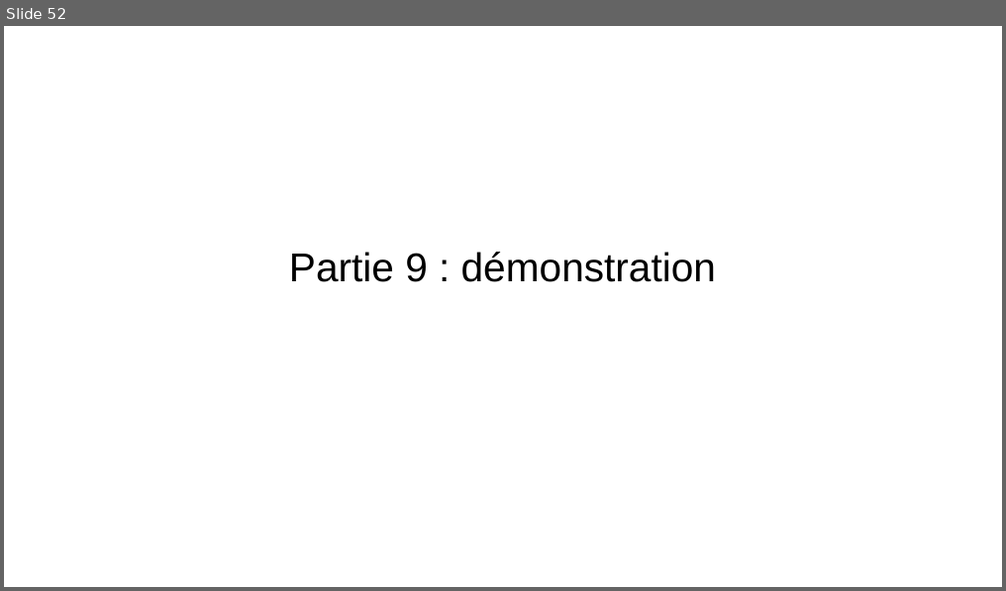
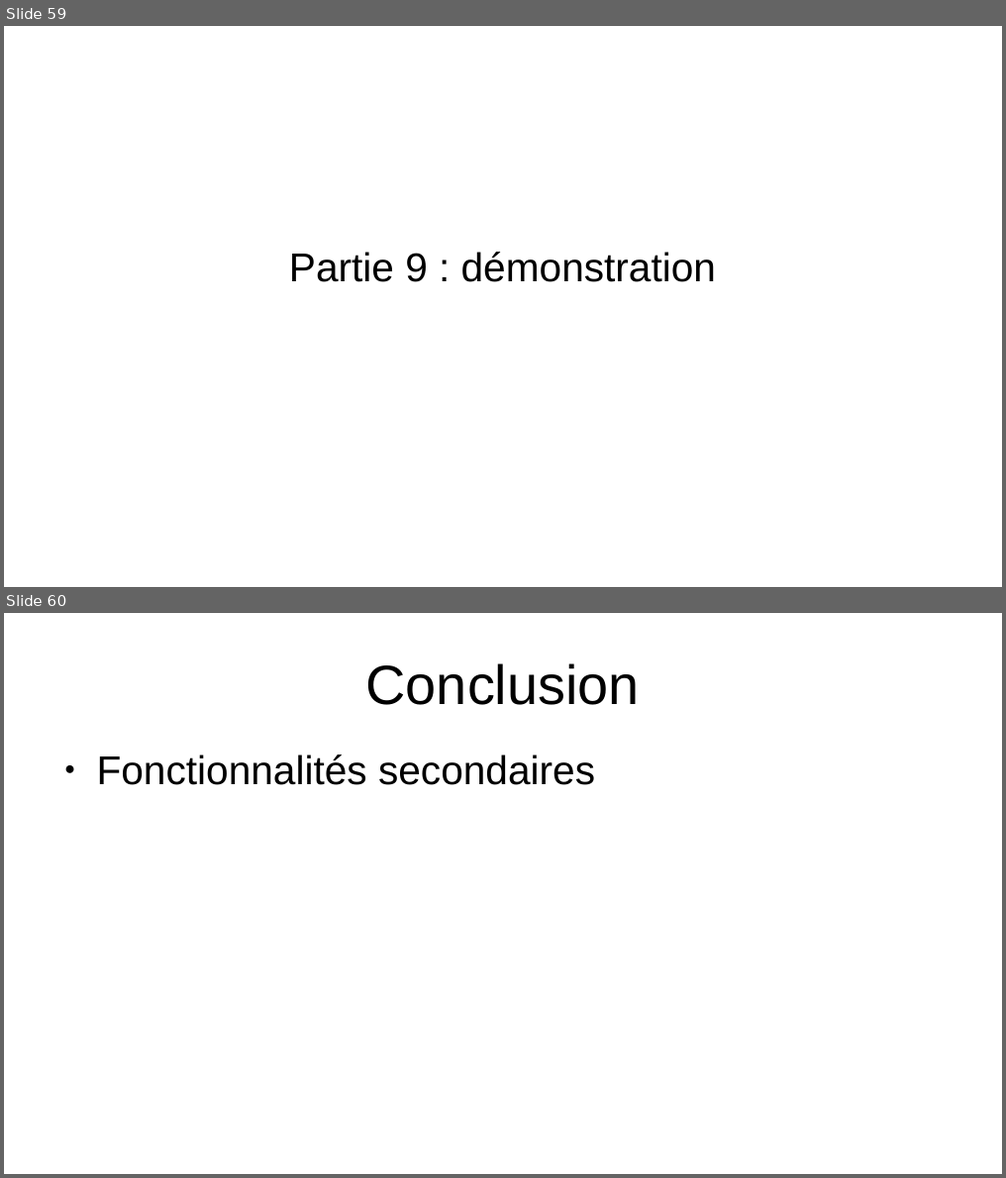
Before and after one commit to EmmaBroudic/Projet-Nooky, a slide deck: doc/Nooky.odp. Shown one above the other, each under a label of ours: slide 52 before the commit, slides 59 and 60 after it. The pictures are 1006x591 and 1006x1178 pixels, drawn with LibreOffice and Linux fonts; fonts in the diff are those of the drawing. Boxes give left, top, right and bottom in pixels: in the first picture for what was removed or moved away, otherwise in the second. Text is boxed around its words. In the diff, an @@ line names an element or a change of style, - is before the commit and + after.

```diff
--- a/doc/Nooky.odp
+++ b/doc/Nooky.odp
@@ slide 60 added at [4,613,1002,1174], background #FFFFFF @@
@@ title added at [366,663,640,705], 44 pt, text #000000 @@
+Conclusion
@@ text added at [97,755,595,785], 32 pt, text #000000 @@
+● Fonctionnalités secondaires
@@ what was slide 52 is now slide 59 @@
```
Also in this commit, not shown: 6 slides changed, 8 other slides added, 1 slide removed, 7 other files.
